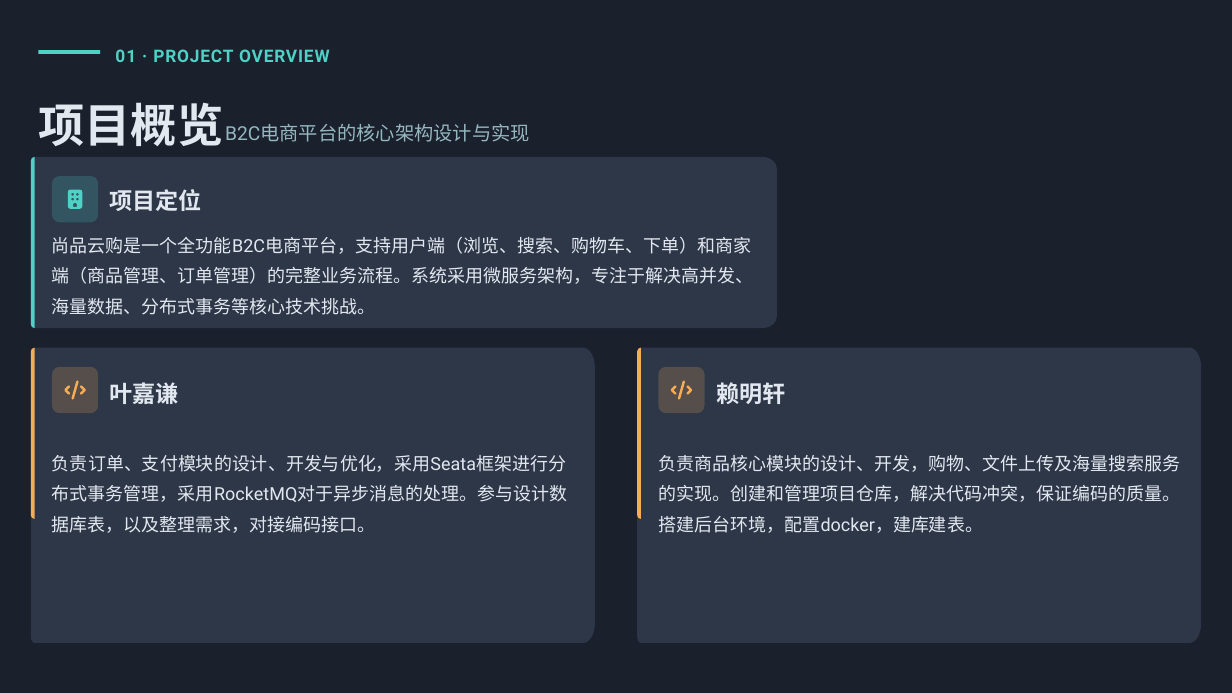
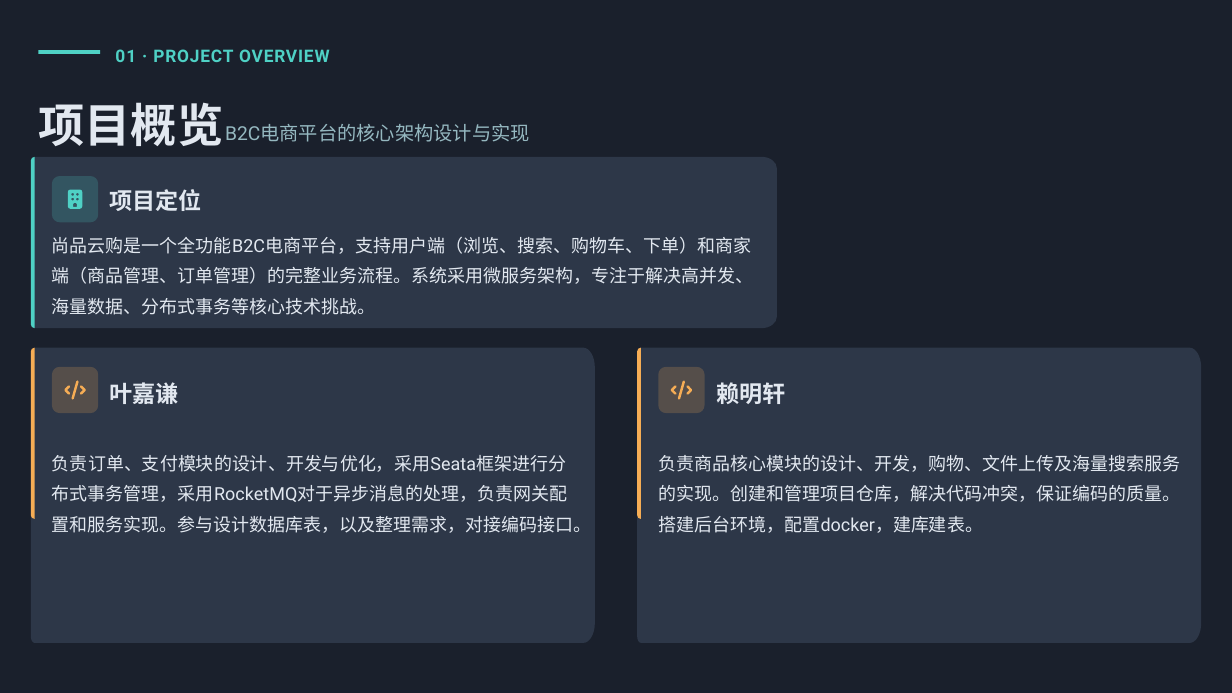
Before and after one commit to ccc212/cloud-mall, a slide deck: slide 3 of doc/答辩.pptx. Drawn at 1232x693 pixels with LibreOffice and Linux fonts; fonts in the diff are those of the drawing. Boxes give left, top, right and bottom in pixels: in the first picture for what was removed or moved away, otherwise in the second. Text is boxed around its words. In the diff, an @@ line names an element or a change of style, - is before the commit and + after.

```diff
--- a/doc/答辩.pptx
+++ b/doc/答辩.pptx
@@ text at box(52, 455, 592, 533): text changed @@
-负责订单、支付模块的设计、开发与优化，采用Seata框架进行分布式事务管理，采用RocketMQ对于异步消息的处理。参与设计数据库表，以及整理需求，对接编码接口。
+负责订单、支付模块的设计、开发与优化，采用Seata框架进行分布式事务管理，采用RocketMQ对于异步消息的处理，负责网关配置和服务实现。参与设计数据库表，以及整理需求，对接编码接口。
```
Also in this commit, not shown: 4 other slides changed.
